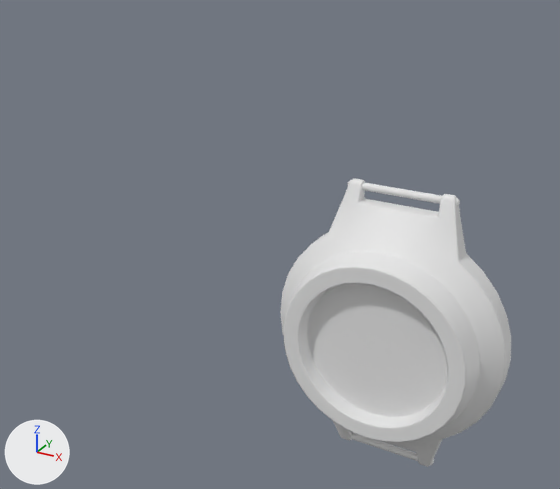
The FBX model 3DSource/Texture/Watch01.fbx: old version first, new version second.
One viewpoint serves both versions: a camera (50 mm lens) standing at (1.16, -3.3, 1.99) and looking at (-0.67, 0.04, 0.32). Every picture has the same lights, and +X, +Y and +Z are marked at lower left. The picture after the commit comes second. Where no turn or scale is listed for an object, it has been applied to the vertices.

The scene before the commit, as lines of its bpy script (objects in view):
```python
me_body = bpy.data.meshes.new('Body')
me_body.from_pydata(...)  # 1210 vertices, 1156 faces; spans x -0.6..0.6, y -0.3..0.04, z -0.77..0.77
me_body.materials.append(mat_body)  # white #e7e7e7
ob_body = bpy.data.objects.new('Body', me_body)
ob_body.location = (0.0, 0.0, 0.0)
```
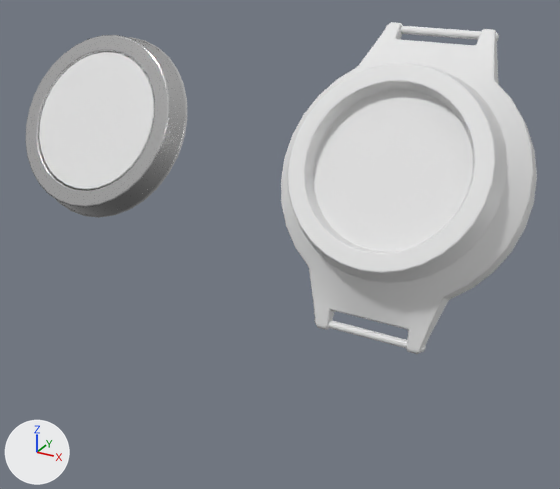
Where the newer file only moved an object's origin or applied its transform, the numbers keep the older frame.

Patch to the scene script:
```diff
--- a/3DSource/Texture/Watch01.fbx.py
+++ b/3DSource/Texture/Watch01.fbx.py
@@ mat_steel @@
+mat_steel = principled_material('steel')
+mat_steel.base_color = (0.8, 0.8, 0.8)  # white #e7e7e7
+mat_steel.metallic = 1.0
+mat_steel.roughness = 0.168
@@ me_body @@
 # used by ob_body; location = (0.0, 0.0, 0.0)
-me_body.from_pydata(...)  # 1210 vertices, 1156 faces; spans x -0.6..0.6, y -0.3..0.04, z -0.77..0.77
+me_body.from_pydata(...)  # 1210 vertices, 1156 faces; spans x -0.6..0.6, y -0.46..0.44, z 0.12..1.46
+# me_body part 1: the whole mesh is turned -29.8 degrees about the x axis through its middle, then moved by (0.0, 0.05, 0.86)
 me_body.materials.append(mat_body)
@@ me_body_002 @@
+me_body_002.from_pydata(...)  # 224 vertices, 192 faces; spans x -0.507..0.507, y -0.49..0.1, z -0.352..0.556
+me_body_002.materials.append(mat_steel)  # white #e7e7e7
@@ me_glass @@
+me_glass.from_pydata(...)  # 130 vertices, 160 faces; spans x -0.381..0.381, y -0.441..-0.048, z -0.193..0.473
+me_glass.materials.append(mat_body)  # white #e7e7e7
@@ ob_body_002 @@
+ob_body_002 = bpy.data.objects.new('Body.002', me_body_002)
+ob_body_002.location = (-1.656, 0.028, 0.792)
@@ ob_glass @@
+ob_glass = bpy.data.objects.new('Glass', me_glass)
+ob_glass.location = (-1.656, 0.028, 0.792)
```

Where the change shows, as pixel boxes (x1, y1, x2, y2) in the pictures (560 x 489 px):
'Body', moved, turned
    before: (280, 178, 511, 467)
    after: (281, 22, 537, 354)
'Glass', added
    after: (39, 52, 155, 190)
'Body.002', added
    after: (26, 35, 187, 218)
